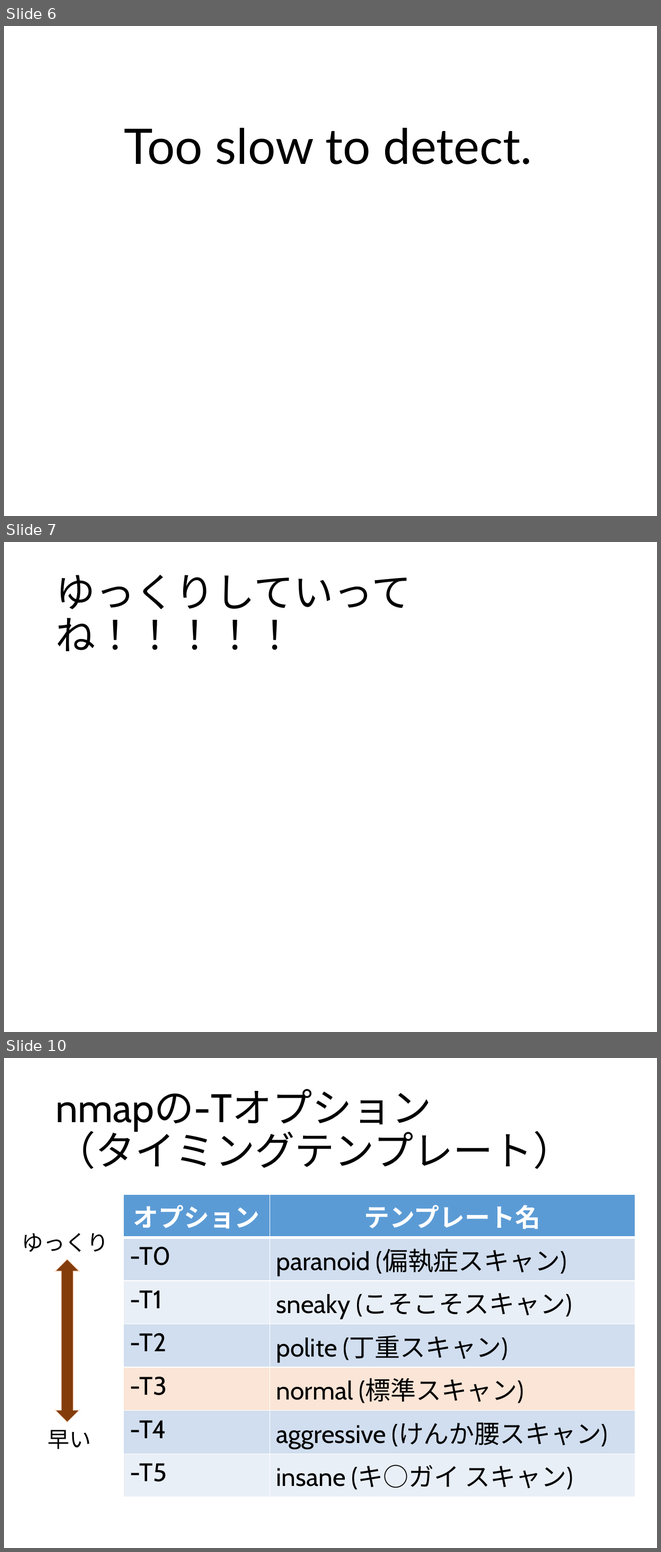
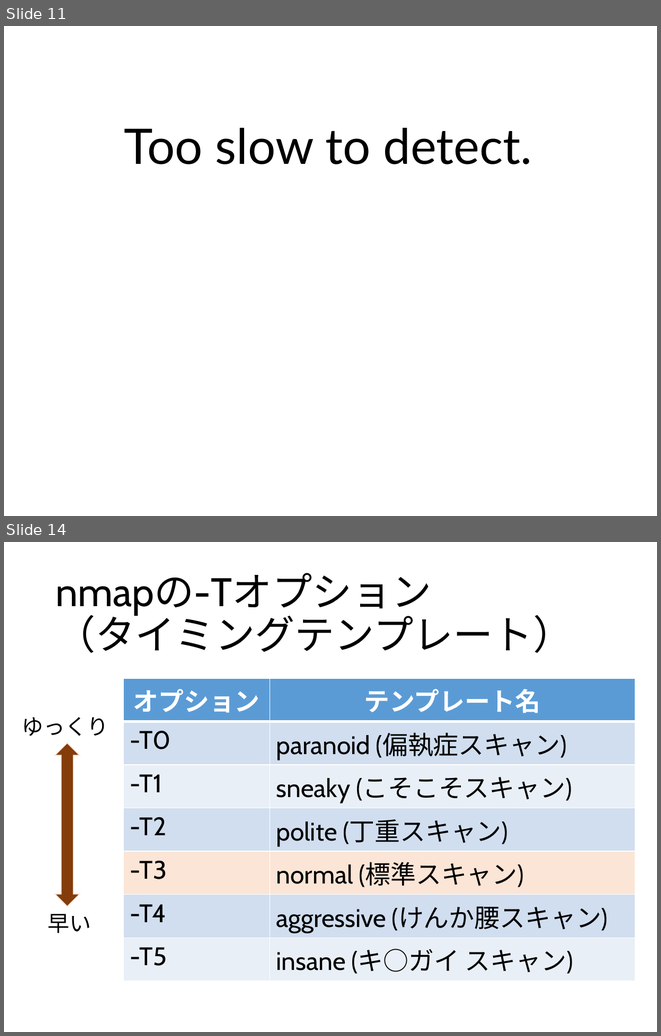
Before and after one commit to ozuma/sumida_sec, a slide deck: 2015-no.2/ppt/00_ozuma.pptx. Shown one above the other, each under a label of ours: slides 6, 7 and 10 before the commit, slides 11 and 14 after it; the slides between them are not shown. The pictures are 661x1552 and 661x1036 pixels, drawn with LibreOffice and Linux fonts; fonts in the diff are those of the drawing; background and template pictures are left out. Boxes give left, top, right and bottom in pixels: in the first picture for what was removed or moved away, otherwise in the second. Text is boxed around its words. In the diff, an @@ line names an element or a change of style, - is before the commit and + after.

```diff
--- a/2015-no.2/ppt/00_ozuma.pptx
+++ b/2015-no.2/ppt/00_ozuma.pptx
@@ slide 7 removed at [4,542,657,1032], background #FFFFFF @@
@@ title removed at [55,574,412,651] @@
-ゆっくりしていってね！！！！！
@@ what was slide 6 is now slide 11 @@
@@ what was slide 10 is now slide 14 @@
```
Also in this commit, not shown: 7 slides changed, 8 slides added, 3 other slides removed, 1 other file.
